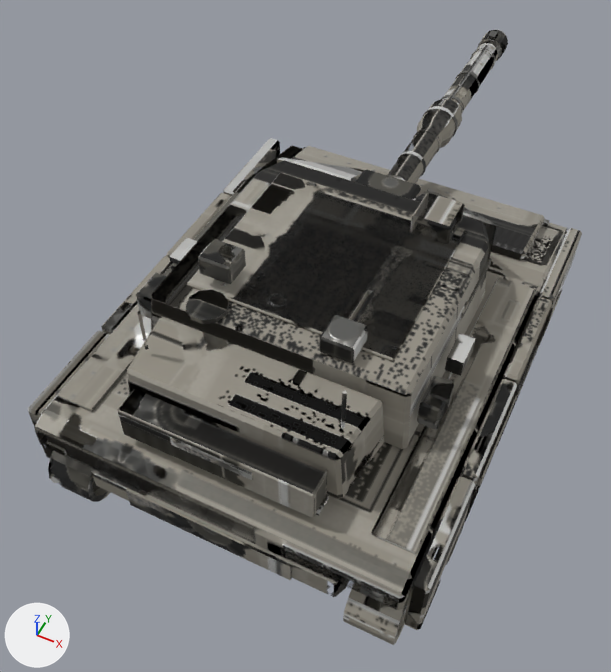
Two versions of the FBX model assets/models/ord_lancer/export/ord_lancer.fbx, one commit apart.
Both versions are drawn from a camera (50 mm lens) standing at (3.8, -8.48, 11.6) and looking at (-0.81, 0.74, 0.08). Arrows for +X, +Y and +Z are at lower left; the lights stay in place. The first picture is the older version. Where no turn or scale is listed for an object, it has been applied to the vertices.

Objects in the first picture: 'barrel_bar', 'base_bar', 'turret_bar'.
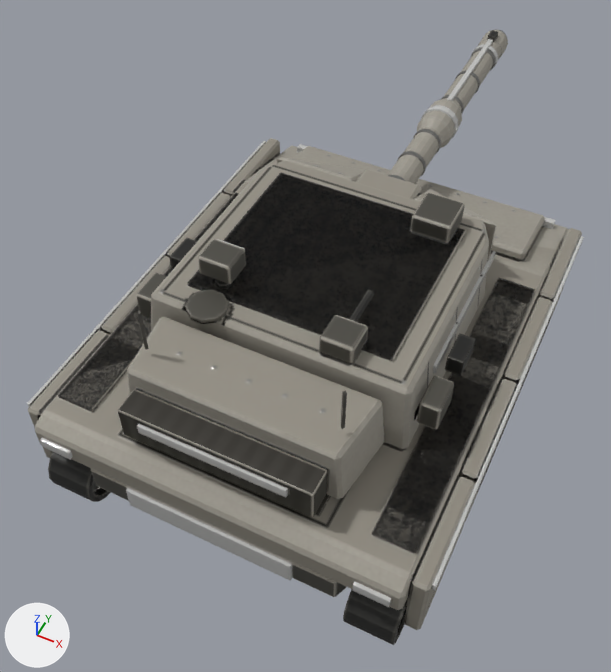
Pixel boxes (x1, y1, x2, y2) of what changed, in the pictures (611 x 672 px):
'base_glow_running_bar', added: after (27, 141, 584, 607)
'barrel_bar', reshaped: before (356, 29, 508, 200); after (356, 29, 508, 199)
'turret_glow_running_bar', added: after (137, 239, 496, 498)
'barrel_glow_weapon_bar', added: after (421, 39, 498, 139)
'base_glow_head_bar', added: after (297, 144, 555, 229)
part 1 of me_turret_002, deleted: before (170, 438, 253, 480)
part 2 of me_turret_002, deleted: before (461, 258, 492, 318)
part 3 of me_turret_002, surface changed: (118, 158, 496, 517) in both
part 4 of me_base_002, deleted: before (46, 147, 550, 603)
part 5 of me_base_002, surface changed: (28, 138, 582, 645) in both
part 6 of me_barrel_002, deleted: before (448, 45, 488, 100)
part 7 of me_barrel_002, surface changed (lighter): (356, 29, 508, 199) in both

Edits to the bpy script that builds the scene:
```text
Change me_base_002:
    used by ob_base_bar; location = (0.0, 0.0, 0.0)
    remove me_base_002.from_pydata(...)  # 1170 vertices, 946 faces; spans x -3.15..3.15, y -3.95..4.19, z 0.0..2.0
    add me_base_002.from_pydata(...)  # 1122 vertices, 910 faces; spans x -3.15..3.15, y -3.95..4.15, z 0.0..2.0
    me_base_002 part 4: 6 loose pieces with 48 vertices, spanning x -2.6..2.6, y -3.94..4.19, z 0.85..1.58, are deleted
    me_base_002 part 5: 905 kept faces spanning x -3.15..3.15, y -3.95..4.15, z 0.0..2.0 get new texture (UV) coordinates
Change me_barrel_002:
    used by ob_barrel_bar; location = (0.0, 1.8, 2.45)
    remove me_barrel_002.from_pydata(...)  # 496 vertices, 319 faces; spans x -0.52..0.52, y -0.01..6.35, z -0.39..0.39
    add me_barrel_002.from_pydata(...)  # 488 vertices, 313 faces; spans x -0.52..0.52, y -0.01..6.35, z -0.39..0.39
    me_barrel_002 part 6: the loose piece of 8 vertices spanning x -0.03..0.03, y 3.35..5.55, z 0.23..0.26 is deleted
    me_barrel_002 part 7: 313 kept faces spanning x -0.52..0.52, y -0.01..6.35, z -0.39..0.39 get new texture (UV) coordinates
Change me_turret_002:
    used by ob_turret_bar; location = (0.0, -0.3, 1.85)
    remove me_turret_002.from_pydata(...)  # 384 vertices, 370 faces; spans x -2.4..2.4, y -3.3..3.07, z 0.0..1.85
    add me_turret_002.from_pydata(...)  # 344 vertices, 340 faces; spans x -2.4..2.4, y -3.27..3.07, z 0.0..1.85
    me_turret_002 part 1: the loose piece of 8 vertices spanning x -0.6..0.6, y -3.3..-3.27, z 0.54..0.66 is deleted
    me_turret_002 part 2: the loose piece of 8 vertices spanning x 2.03..2.06, y 0.45..1.75, z 0.65..0.75 is deleted
    me_turret_002 part 3: 338 kept faces spanning x -2.4..2.4, y -3.27..3.07, z 0.0..1.85 get new texture (UV) coordinates
    other edits to the shape of me_turret_002 do not show in these pictures
Add me_turret_004:
    me_turret_004.from_pydata(...)  # a box spanning x -1.37..-0.93, y -0.67..-0.63, z 1.49..1.69; a box spanning x 0.9..1.4, y 1.92..1.96, z 1.25..1.45; a box spanning x -2.07..-2.03, y -0.7..1.9, z 0.62..0.78; a box spanning x 2.03..2.07, y -0.7..1.9, z 0.62..0.78; a box spanning x -1.1..1.1, y -3.32..-3.28, z 0.52..0.68
    me_turret_004.materials.append(mat_ord_lancer_bar)
Add me_base_006:
    me_base_006.from_pydata(...)  # a box spanning x -2.58..-2.03, y 3.9..4.02, z 1.42..1.62; a box spanning x 2.03..2.58, y 3.9..4.02, z 1.42..1.62
    me_base_006.materials.append(mat_ord_lancer_bar)
Add me_base_005:
    me_base_005.from_pydata(...)  # 72 vertices, 54 faces; spans x -3.16..3.16, y -3.95..4.2, z 0.85..1.92
    me_base_005.materials.append(mat_ord_lancer_bar)
Add me_barrel_004:
    me_barrel_004.from_pydata(...)  # 72 vertices, 42 faces; spans x -0.35..0.35, y 2.5..5.9, z -0.35..0.35
    me_barrel_004.materials.append(mat_ord_lancer_bar)
Add ob_turret_glow_running_bar:
    ob_turret_glow_running_bar = bpy.data.objects.new('turret_glow_running_bar', me_turret_004)
    ob_turret_glow_running_bar.location = (0.0, -0.3, 1.85)
Add ob_base_glow_head_bar:
    ob_base_glow_head_bar = bpy.data.objects.new('base_glow_head_bar', me_base_006)
    ob_base_glow_head_bar.location = (0.0, 0.0, 0.0)
Add ob_base_glow_running_bar:
    ob_base_glow_running_bar = bpy.data.objects.new('base_glow_running_bar', me_base_005)
    ob_base_glow_running_bar.location = (0.0, 0.0, 0.0)
Add ob_barrel_glow_weapon_bar:
    ob_barrel_glow_weapon_bar = bpy.data.objects.new('barrel_glow_weapon_bar', me_barrel_004)
    ob_barrel_glow_weapon_bar.location = (0.0, 1.8, 2.45)
```
